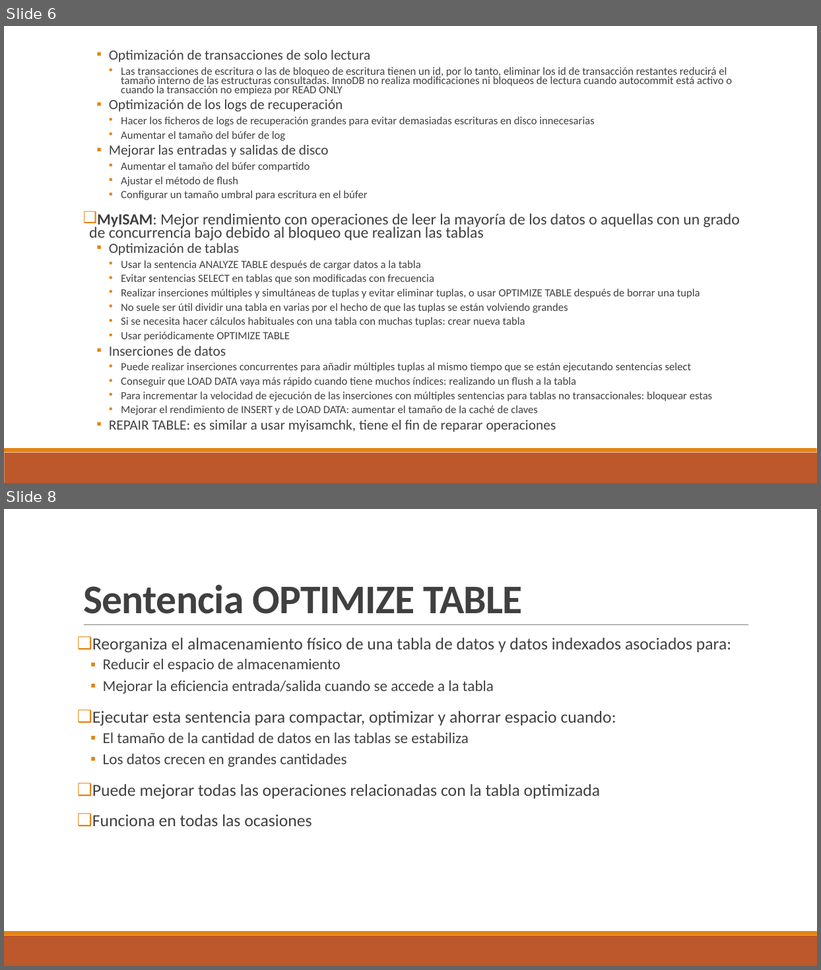
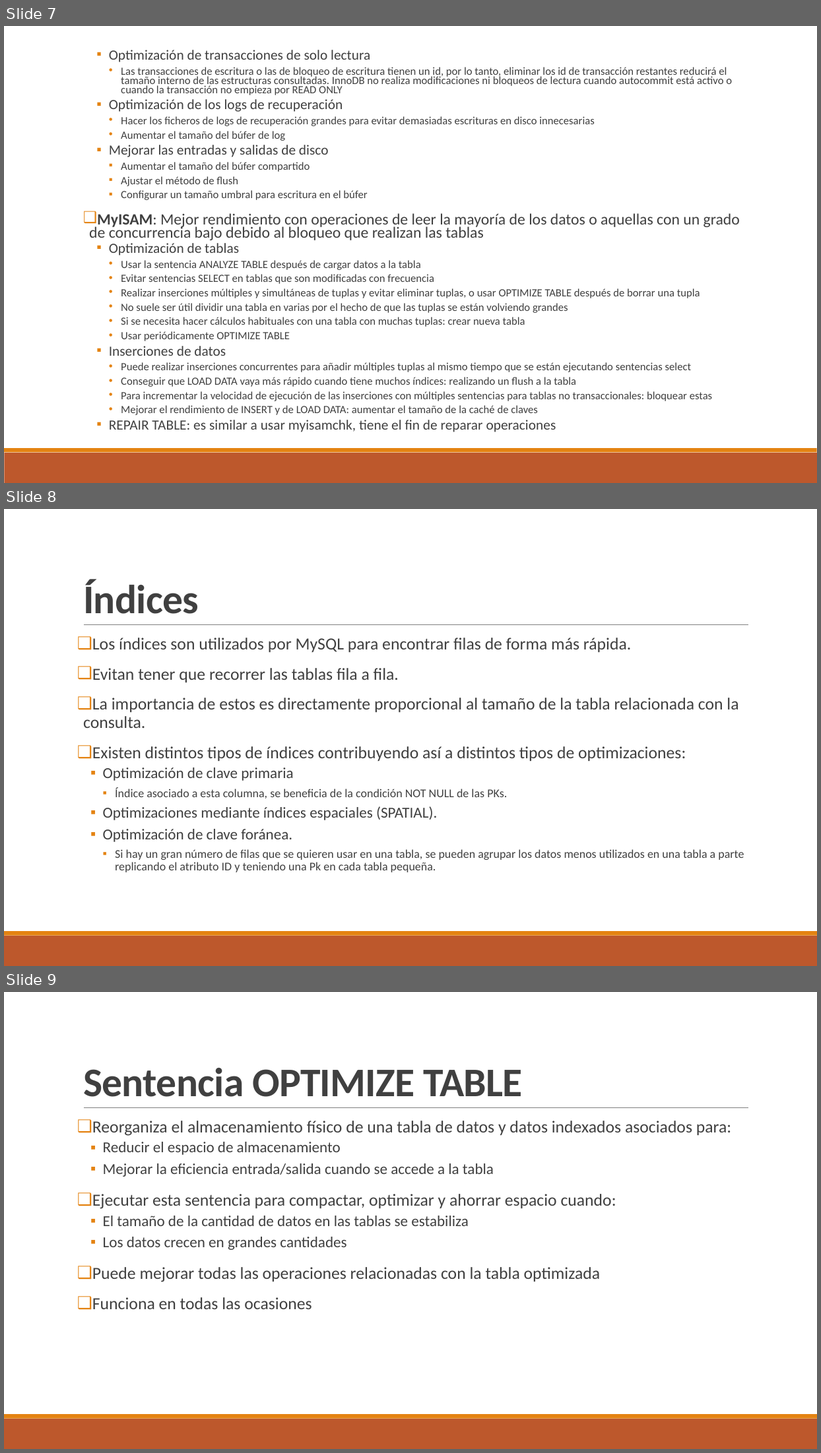
Before and after one commit to GZA1/TrabajoDesarrolloBDII, a slide deck: TrabajoDesarrollo-BDII-GonzaloSenovilla-MiguelVítores.pptx. Shown one above the other, each under a label of ours: slides 6 and 8 before the commit, slides 7, 8 and 9 after it; the slides between them are not shown. The pictures are 821x970 and 821x1453 pixels, drawn with LibreOffice and Linux fonts; fonts in the diff are those of the drawing. Boxes give left, top, right and bottom in pixels: in the first picture for what was removed or moved away, otherwise in the second. Text is boxed around its words. In the diff, an @@ line names an element or a change of style, - is before the commit and + after.

```diff
--- a/TrabajoDesarrollo-BDII-GonzaloSenovilla-MiguelVítores.pptx
+++ b/TrabajoDesarrollo-BDII-GonzaloSenovilla-MiguelVítores.pptx
@@ slide 8 added at bbox=[4, 509, 817, 966], background #FFFFFF; not listed: 3 template elements that a slide beside it also shows @@
@@ title added at bbox=[83, 580, 199, 614], 48 pt, text #404040, bold @@
+Índices
@@ text added at bbox=[83, 638, 744, 873], 20 pt, text #404040 @@
+❑ Los índices son utilizados por MySQL para encontrar filas de forma más rápida.
+❑ Evitan tener que recorrer las tablas fila a fila.
+❑ La importancia de estos es directamente proporcional al tamaño de la tabla relacionada con la consulta.
+❑ Existen distintos tipos de índices contribuyendo así a distintos tipos de optimizaciones:
+  ▪ Optimización de clave primaria
+    ▪ Índice asociado a esta columna, se beneficia de la condición NOT NULL de las PKs.
+  ▪ Optimizaciones mediante índices espaciales (SPATIAL).
+  ▪ Optimización de clave foránea.
+    ▪ Si hay un gran número de filas que se quieren usar en una tabla, se pueden agrupar los datos menos utilizados en una tabla a parte replicando el atributo ID y teniendo una Pk en cada tabla pequeña.
@@ what was slide 6 is now slide 7 @@
@@ what was slide 8 is now slide 9 @@
```
Also in this commit, not shown: 2 other slides added, 2 slides removed, 1 other file.
